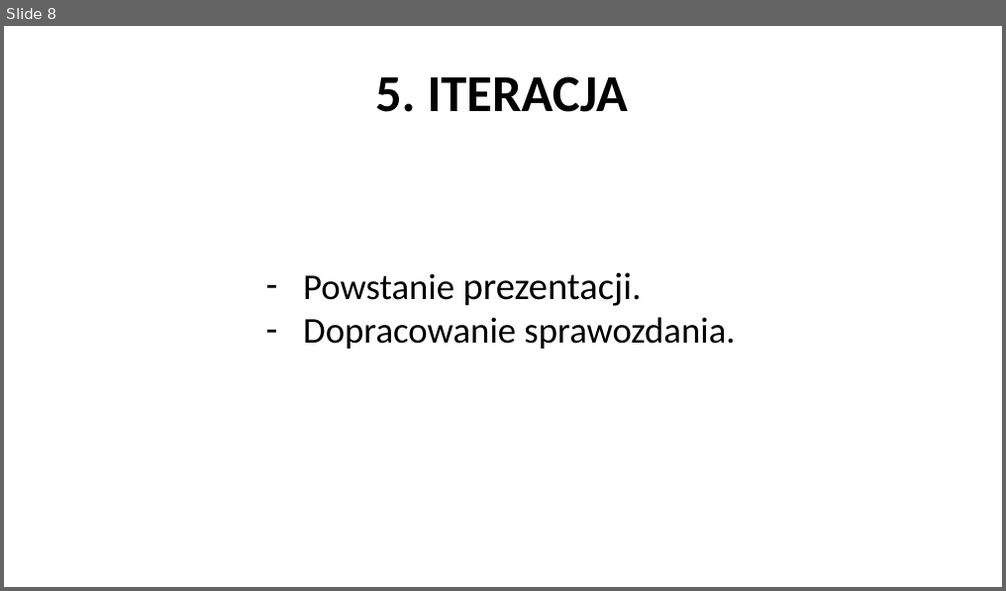
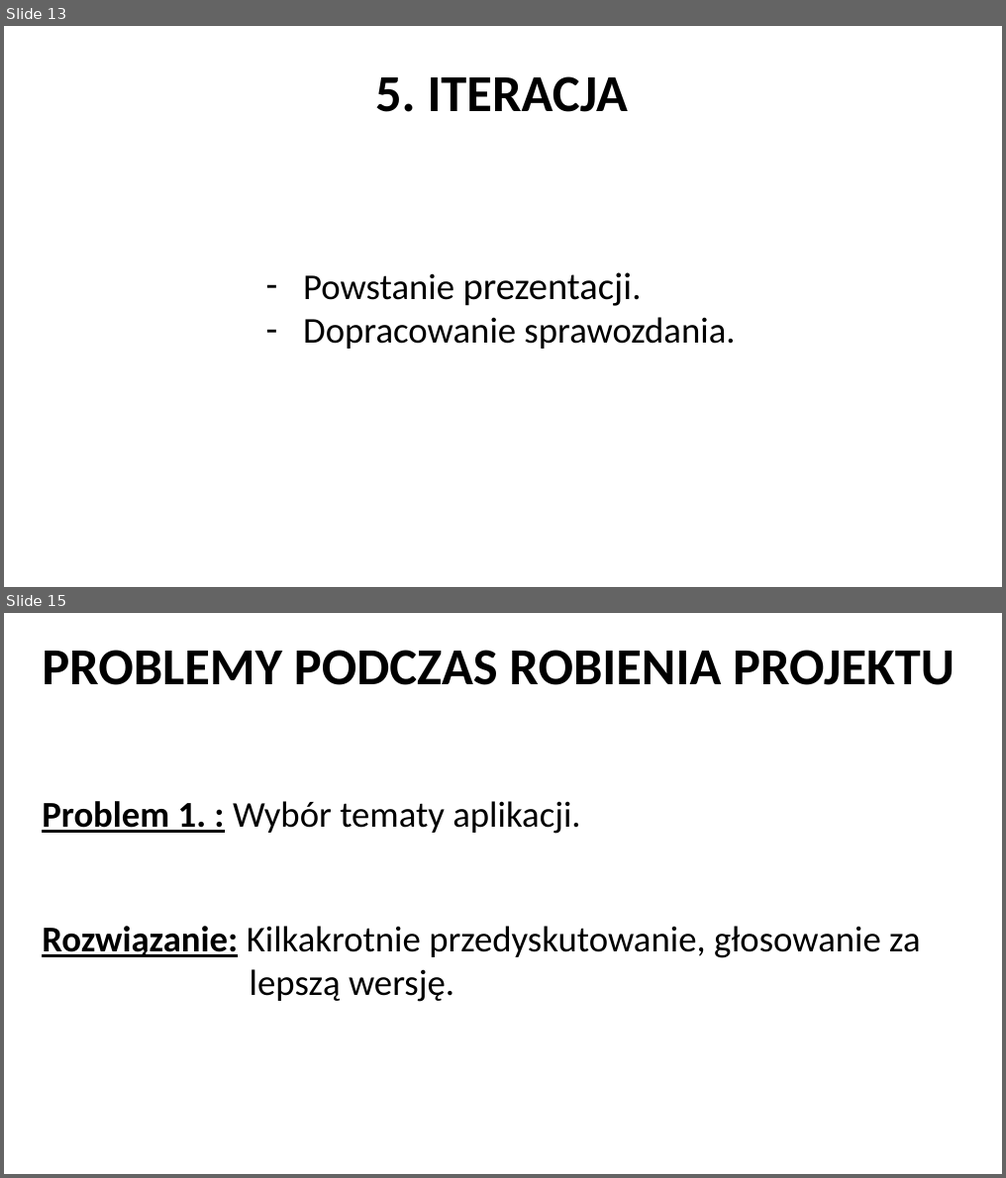
Before and after one commit to ivanprokopets/Team-Project, a slide deck: Documentation/Presentation/Presentation.pptx. Shown one above the other, each under a label of ours: slide 8 before the commit, slides 13 and 15 after it; the slides between them are not shown. The pictures are 1006x591 and 1006x1178 pixels, drawn with LibreOffice and Linux fonts; fonts in the diff are those of the drawing; background and template pictures are left out. Boxes give left, top, right and bottom in pixels: in the first picture for what was removed or moved away, otherwise in the second. Text is boxed around its words. In the diff, an @@ line names an element or a change of style, - is before the commit and + after.

```diff
--- a/Documentation/Presentation/Presentation.pptx
+++ b/Documentation/Presentation/Presentation.pptx
@@ slide 15 added at [4,613,1002,1174], background picture (left out) @@
@@ text added at [42,650,954,685], 50 pt, text #000000, bold @@
+PROBLEMY PODCZAS ROBIENIA PROJEKTU
@@ text added at [42,801,580,834], 35 pt, text #000000 @@
+Problem 1. : Wybór tematy aplikacji.
@@ text added at [42,926,921,1002], 35 pt, text #000000 @@
+Rozwiązanie: Kilkakrotnie przedyskutowanie, głosowanie za
+lepszą wersję.
@@ what was slide 8 is now slide 13 @@
```
Also in this commit, not shown: 1 slide changed, 15 other slides added.
